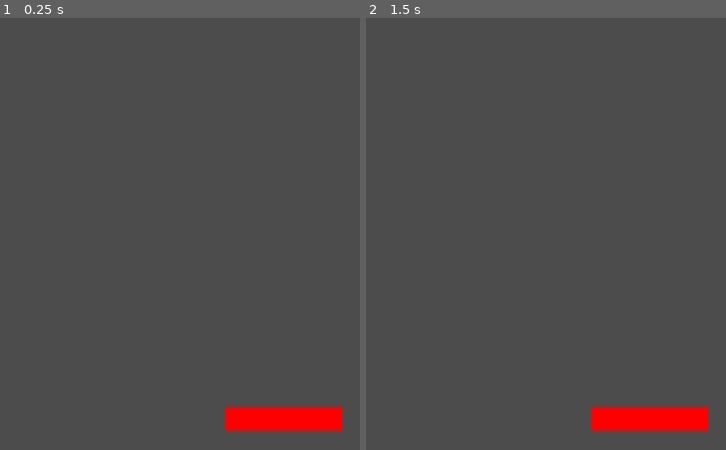
Above: before the commit, frames 1-2 (left to right).
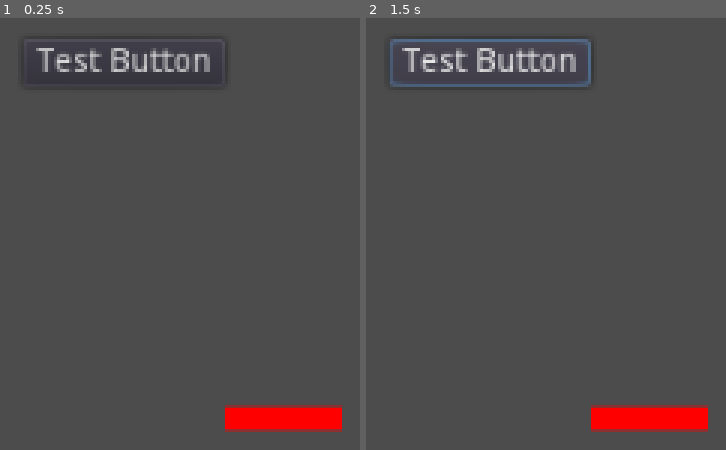
Above: after the commit, the same moments.

Repository: Jantho1990/Sample-Project-Debug-Interface
Game: Godot game, scene res://TestScene.tscn
Two runs of this game, one before a commit and one after it. Both use one fixed random seed, a clock stepped at 60 frames per second and the inputs below.
Inputs (mouse positions are in pixels of both pictures, inside the frame that each line leads up to):
- Up to frame 1 (0.25 s): no input
- Up to frame 2 (1.5 s): click (488, 61) at 0.5 s, where only the run after the commit has a clickable "Test Button"; click (488, 61) at 1.25 s, where only the run after the commit has a clickable "Test Button"

The runs differ from the first frame. In frame 1, 1.6% of the frame differs, in the area x 10-60%, y 6-16%; in frame 2, 2.2%, in the area x 6-63%, y 4-16%.

Commit message:
tutorial part 3

Diff:
--- /dev/null
+++ b/TestChild.tscn
@@ -0,0 +1,26 @@
+[gd_scene load_steps=3 format=2]
+
+[ext_resource path="res://_debug/widgets/TextList/DebugTextList.tscn" type="PackedScene" id=1]
+[ext_resource path="res://_debug/DebugContainer.gd" type="Script" id=2]
+
+[node name="TestChild" type="Node"]
+
+[node name="Button" type="Button" parent="."]
+margin_left = 376.0
+margin_top = 113.0
+margin_right = 462.0
+margin_bottom = 133.0
+text = "Test Button"
+__meta__ = {
+"_edit_use_anchors_": false
+}
+
+[node name="TestDebugContainer2" type="MarginContainer" parent="."]
+margin_right = 40.0
+margin_bottom = 40.0
+script = ExtResource( 2 )
+__meta__ = {
+"_edit_use_anchors_": false
+}
+
+[node name="TextList1" parent="TestDebugContainer2" instance=ExtResource( 1 )]
--- a/TestScene.gd
+++ b/TestScene.gd
@@ -7,6 +7,8 @@
   if test_ct >= 1000:
     test_ct = -1
   elif test_ct == 900:
-    Debug.update_widget('TextList1.remove_label', { 'name': 'counter' })
+    Debug.update_widget('TestDebugContainer:TextList1.remove_label', { 'name': 'counter' })
+    Debug.update_widget('TestDebugContainer2:TextList1.remove_label', { 'name': 'counter' })
   elif test_ct < 900:
-    Debug.update_widget('TextList1.add_label', { 'name': 'counter', 'value': str(test_ct) })
+    Debug.update_widget('TestDebugContainer:TextList1.add_label', { 'name': 'counter', 'value': str(test_ct) })
+    Debug.update_widget('TestDebugContainer2:TextList1.add_label', { 'name': 'counter', 'value': str(round(test_ct / 10)) })
--- a/TestScene.tscn
+++ b/TestScene.tscn
@@ -1,6 +1,9 @@
-[gd_scene load_steps=2 format=2]
+[gd_scene load_steps=5 format=2]
 
 [ext_resource path="res://TestScene.gd" type="Script" id=1]
+[ext_resource path="res://_debug/widgets/TextList/DebugTextList.tscn" type="PackedScene" id=2]
+[ext_resource path="res://_debug/DebugContainer.gd" type="Script" id=3]
+[ext_resource path="res://TestChild.tscn" type="PackedScene" id=4]
 
 [node name="TestScene" type="Node"]
 script = ExtResource( 1 )
@@ -9,3 +12,15 @@
 position = Vector2( 487, 275 )
 points = PoolVector2Array( -25, 0, 25, 0 )
 default_color = Color( 1, 0, 0, 1 )
+
+[node name="TestDebugContainer" type="MarginContainer" parent="."]
+margin_right = 40.0
+margin_bottom = 40.0
+script = ExtResource( 3 )
+__meta__ = {
+"_edit_use_anchors_": false
+}
+
+[node name="TextList1" parent="TestDebugContainer" instance=ExtResource( 2 )]
+
+[node name="TestChild" parent="." instance=ExtResource( 4 )]
--- /dev/null
+++ b/_debug/DebugContainer.gd
@@ -0,0 +1,58 @@
+class_name DebugContainer
+extends MarginContainer
+
+
+# The list of widget keywords associated with the DebugContainer.
+var _widget_keywords = {}
+
+
+func _ready():
+  mouse_filter = MOUSE_FILTER_IGNORE
+  _register_debug_widgets(self)
+  Debug.register_debug_container(self)
+
+
+# Adds a widget keyword to the registry.
+func _add_widget_keyword(widget_keyword: String, widget_node: Node) -> void:
+  var widget_node_name = widget_node.name if 'name' in widget_node else str(widget_node)
+
+  if not _widget_keywords.has(widget_node_name):
+    _widget_keywords[widget_node_name] = {}
+
+  if not _widget_keywords[widget_node_name].has(widget_keyword):
+    _widget_keywords[widget_node_name][widget_keyword] = widget_node
+  else:
+    var widget = _widget_keywords[widget_node_name][widget_keyword]
+    var widget_name = widget.name if 'name' in widget else str(widget)
+    push_error('DebugLayer._add_widget_keyword(): Widget keyword "' + widget_node_name + '.' + widget_keyword + '" already exists (' + widget_name + ')')
+    return
+
+
+# Go through all children of provided node and register any DebugWidgets found.
+func _register_debug_widgets(node) -> void:
+  for child in node.get_children():
+    if child is DebugWidget:
+      register_debug_widget(child)
+    elif child.get_child_count() > 0:
+      _register_debug_widgets(child)
+
+
+# Register a single DebugWidget to the DebugLayer.
+func register_debug_widget(widgetNode) -> void:
+  for widget_keyword in widgetNode.get_widget_keywords():
+    _add_widget_keyword(widget_keyword, widgetNode)
+
+
+# Sends data to the widget with widget_name, triggering the callback for widget_keyword.
+func update_widget(widget_path: String, data) -> void:
+  var split_widget_path = widget_path.split('.')
+  if split_widget_path.size() == 1 or split_widget_path.size() > 2:
+    push_error('DebugContainer.update_widget(): widget_path formatted incorrectly. ("' + widget_path + '")')
+
+  var widget_name = split_widget_path[0]
+  var widget_keyword = split_widget_path[1]
+
+  if _widget_keywords.has(widget_name) and _widget_keywords[widget_name].has(widget_keyword):
+    _widget_keywords[widget_name][widget_keyword].handle_callback(widget_keyword, data)
+  else:
+    push_error('DebugContainer.update_widget(): Widget name and keyword "' + widget_name + '.' + widget_keyword  + '" not found (' + str(_widget_keywords) + ')')
--- a/_debug/DebugLayer.gd
+++ b/_debug/DebugLayer.gd
@@ -1,50 +1,43 @@
 extends CanvasLayer
+
+signal debug_container_registered
 
 
 # Boolean that governs whether the debug interface should be visible.
 var show_debug_interface = false
 
-# The list of widget keywords associated with the DebugLayer.
-var _widget_keywords = {}
+# The debug containers registered to the DebugLayer.
+var _debug_containers = {}
+
+# The currently active debug container.
+var _debugContainer: Node
 
 # Container for the UI that we'll show and hide.
 onready var _uiContainer = $DebugUIContainer
 
+# Nodes implementing the debug container tab switching interface.
+onready var debugTabs = $DebugUIContainer/VBoxContainer/DebugTabs
+onready var debugContentContainer = $DebugUIContainer/VBoxContainer/DebugContentContainer
+
 
 func _ready() -> void:
   _set_ui_container_visibility(show_debug_interface)
-  _register_debug_widgets(self)
+  debugTabs.connect('tab_changed', self, '_on_Tab_changed')
 
 
 func _input(_event) -> void:
   if Input.is_action_just_pressed('toggle_debug_interface'):
     show_debug_interface = !show_debug_interface
     _set_ui_container_visibility(show_debug_interface)
+    _debugContainer.show()
 
 
-# Adds a widget keyword to the registry.
-func _add_widget_keyword(widget_keyword: String, widget_node: Node) -> void:
-  var widget_node_name = widget_node.name if 'name' in widget_node else str(widget_node)
-
-  if not _widget_keywords.has(widget_node_name):
-    _widget_keywords[widget_node_name] = {}
-
-  if not _widget_keywords[widget_node_name].has(widget_keyword):
-    _widget_keywords[widget_node_name][widget_keyword] = widget_node
-  else:
-    var widget = _widget_keywords[widget_node_name][widget_keyword]
-    var widget_name = widget.name if 'name' in widget else str(widget)
-    push_error('DebugLayer._add_widget_keyword(): Widget keyword "' + widget_node_name + '.' + widget_keyword + '" already exists (' + widget_name + ')')
-    return
-
-
-# Go through all children of provided node and register any DebugWidgets found.
-func _register_debug_widgets(node) -> void:
-  for child in node.get_children():
-    if child is DebugWidget:
-      register_debug_widget(child)
-    elif child.get_child_count() > 0:
-      _register_debug_widgets(child)
+func _on_Tab_changed(tab_index) -> void:
+  var tab_name = debugTabs.get_tab_title(tab_index)
+  var containerNode = _debug_containers[tab_name]
+  _debugContainer.hide()
+  _debugContainer = containerNode
+  _debugContainer.show()
 
 
 # Sets the visibility of the UI container.
@@ -52,22 +45,40 @@
   _uiContainer.visible = boolean
 
 
-# Register a single DebugWidget to the DebugLayer.
-func register_debug_widget(widgetNode) -> void:
-  for widget_keyword in widgetNode.get_widget_keywords():
-    _add_widget_keyword(widget_keyword, widgetNode)
+func register_debug_container(containerNode) -> void:
+  var container_name = containerNode.name
+  if _debug_containers.has(container_name):
+    push_error('DebugLayer.register_debug_container: Debug already has registered DebugContainer with name "' + container_name + '".')
+    return
+
+  # Reparent the container node to the DebugLayer.
+  containerNode.get_parent().call_deferred('remove_child', containerNode)
+  debugContentContainer.call_deferred('add_child', containerNode)
+  debugTabs.add_tab(container_name)
+
+  _debug_containers[container_name] = containerNode
+  if _debug_containers.size() == 1:
+    _debugContainer = containerNode
+
+  # Hide this container node so we don't show debug info by default.
+  containerNode.hide()
+
+  emit_signal('debug_container_registered', containerNode)
 
 
-# Sends data to the widget with widget_name, triggering the callback for widget_keyword.
-func update_widget(widget_path: String, data) -> void:
-  var split_widget_path = widget_path.split('.')
-  if split_widget_path.size() == 1 or split_widget_path.size() > 2:
-    push_error('DebugContainer.update_widget(): widget_path formatted incorrectly. ("' + widget_path + '")')
+# Sends data to the debug container specified in widget_path.
+# API: container_name:widget_name.widget_keyword
+func update_widget(widget_path: String, data = null) -> void:
+  var split_keyword = widget_path.split(':')
+  if split_keyword.size() == 1:
+    push_error('DebugLayer.update_widget(): No container name was specified. (' + widget_path + ', ' + str(data) + ')')
+    return
 
-  var widget_name = split_widget_path[0]
-  var widget_keyword = split_widget_path[1]
+  var container_name = split_keyword[0]
+  if not _debug_containers.has(container_name):
+    push_error('DebugLayer.update_widget(): Container with name "' + container_name + '" is not registered.')
+    return
 
-  if _widget_keywords.has(widget_name) and _widget_keywords[widget_name].has(widget_keyword):
-    _widget_keywords[widget_name][widget_keyword].handle_callback(widget_keyword, data)
-  else:
-    push_error('DebugContainer.update_widget(): Widget name and keyword "' + widget_name + '.' + widget_keyword  + '" not found (' + str(_widget_keywords) + ')')
+  var containerNode = _debug_containers[container_name]
+  widget_path = split_keyword[1]
+  containerNode.update_widget(widget_path, data)
--- a/_debug/DebugLayer.tscn
+++ b/_debug/DebugLayer.tscn
@@ -1,17 +1,31 @@
-[gd_scene load_steps=3 format=2]
+[gd_scene load_steps=2 format=2]
 
 [ext_resource path="res://_debug/DebugLayer.gd" type="Script" id=1]
-[ext_resource path="res://_debug/widgets/TextList/DebugTextList.tscn" type="PackedScene" id=2]
 
 [node name="DebugLayer" type="CanvasLayer"]
 layer = 128
 script = ExtResource( 1 )
 
 [node name="DebugUIContainer" type="MarginContainer" parent="."]
-margin_right = 40.0
-margin_bottom = 40.0
+anchor_right = 1.0
+anchor_bottom = 1.0
+mouse_filter = 2
 __meta__ = {
 "_edit_use_anchors_": false
 }
 
-[node name="TextList1" parent="DebugUIContainer" instance=ExtResource( 2 )]
+[node name="VBoxContainer" type="VBoxContainer" parent="DebugUIContainer"]
+margin_right = 1024.0
+margin_bottom = 600.0
+mouse_filter = 2
+
+[node name="DebugTabs" type="Tabs" parent="DebugUIContainer/VBoxContainer"]
+margin_right = 1024.0
+margin_bottom = 24.0
+tab_align = 0
+
+[node name="DebugContentContainer" type="MarginContainer" parent="DebugUIContainer/VBoxContainer"]
+margin_top = 28.0
+margin_right = 1024.0
+margin_bottom = 28.0
+mouse_filter = 2
--- a/project.godot
+++ b/project.godot
@@ -10,11 +10,17 @@
 
 _global_script_classes=[ {
 "base": "MarginContainer",
+"class": "DebugContainer",
+"language": "GDScript",
+"path": "res://_debug/DebugContainer.gd"
+}, {
+"base": "MarginContainer",
 "class": "DebugWidget",
 "language": "GDScript",
 "path": "res://_debug/widgets/DebugWidget.gd"
 } ]
 _global_script_class_icons={
+"DebugContainer": "",
 "DebugWidget": ""
 }
 
